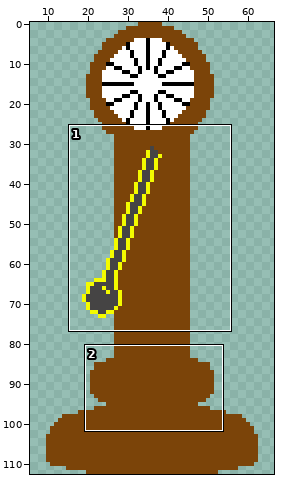
One commit to this pixel-art file: graphics/baseball/clock.ase. Above, an overview of the earlier version with the close-up marked.
Close-up. First the earlier version:
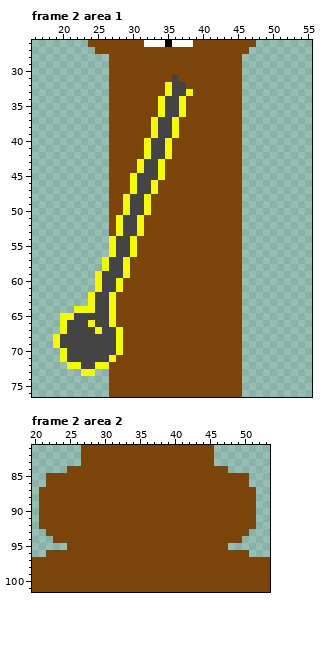
73x113 pixels, 10 frames. Shown: frame 2 area 1: x 16..55, y 26..76; frame 2 area 2: x 20..53, y 81..101. The wide view leaves out empty margins. The commit also changed other frames or places, which this record leaves out.
The result:
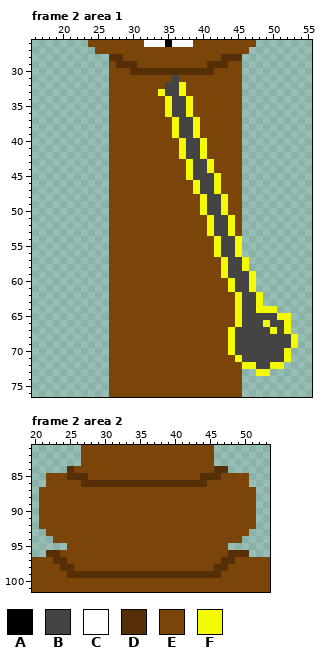
Palette (. is transparent): A #000000  B #454444  C #ffffff  D #542f07  E #7b4409  F #f4fb00
What changed:
Changed rows in their new state; - is an unchanged pixel.
Frame 2 area 1, layers "Layer 1", "Layer 2":
first column x 19:
28 --------DD--------------DDD--------
29 ---------DDD----------DDD----------
30 -----------DDDDDDDDDDDD------------
32 ----------------B-F----------------
33 ---------------FB-FE---------------
34 ---------------EF-BF---------------
35 ---------------EF-BF---------------
36 ---------------EF-BF---------------
37 --------------EEE-BBF--------------
38 --------------EEE-BBF--------------
39 --------------EEE-BBF--------------
40 -------------EEEE-FBBF-------------
41 -------------EEEE-FBBF-------------
42 -------------EEEE-FBBF-------------
43 ------------EEEE---FBBF------------
44 ------------EEEE---FBBF------------
45 -----------EEEEE---FBBBF-----------
46 -----------EEEE-----FBBF-----------
47 -----------EEEE-----FBBF-----------
48 ----------EEEE-------FBBF----------
49 ----------EEEE-------FBBF----------
50 ----------EEEE-------FBBF----------
51 ---------EEEE---------FBBF---------
52 ---------EEEE---------FBBF---------
53 ---------EEEE---------FBBF---------
54 --------EEEE-----------FBBF--------
55 --------EEEE-----------FBBF--------
56 --------EEEE-----------FBBF--------
57 -------.EEE-------------FBBF-------
58 -------.EEE-------------FBBF-------
59 ------..EEE-------------FBBBF------
60 ------..EE---------------FBBF------
61 ------..EE---------------FBBF------
62 -----...E-----------------FBBF-----
63 -----...E-----------------FBBF-----
64 ---.....E-----------------FBBFFF---
65 -.......E-----------------FBBBBBFF-
66 -.......E-----------------FBBBFBBF-
67 -.......EE---------------FBBBBBFBF-
68 ........EE---------------FBBBBBBBBF
69 ........EE---------------FBBBBBBBBF
70 -.......EE---------------FBBBBBBBF-
71 -.......E-----------------FBBBBBBF-
72 --......-------------------FFBBFF--
73 ----..-----------------------FF----
Frame 2 area 2, layer "Layer 2":
first column x 25:
 84 D--------------------DD
 85 DDD----------------DDD-
 86 --DDDDDDDDDDDDDDDDDD---
first column x 22:
 96 DD------------------------DDD
 97 -DD----------------------DD--
 98 --DD--------------------DD---
 99 ---DDDDDDDDDDDDDDDDDDDDDD----
